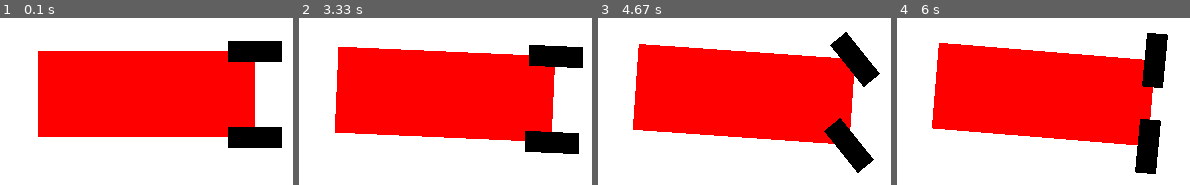
Above: before the commit, frames 1-4 (left to right).
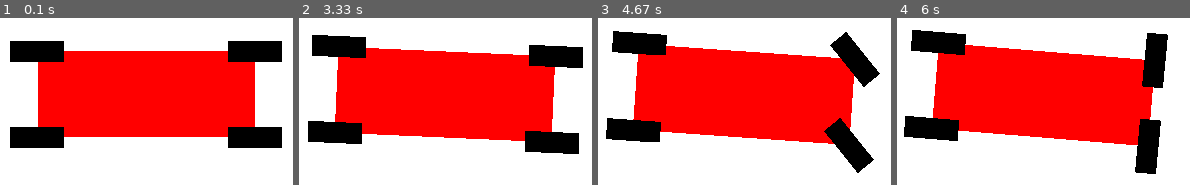
Above: after the commit, the same moments.

Repository: calumroy/vehicle_sim_pygame
Game: pygame game, started from vehicle_sim.py
Same seed, same stepped clock (60 frames per second), same inputs: the game is played once before the commit and once after it.
Inputs:
- Up to frame 1 (0.1 s): no input
- Up to frame 2 (3.33 s): hold Right 0.33-0.8 s; hold Up 0.83-1.13 s; hold Right 1.17-1.63 s; hold Left 1.67-2.2 s; hold Down 2.23-2.53 s; hold Left 2.57-2.97 s; hold Up from 3 s (still down); tap C at 3.15 s
- Up to frame 3 (4.67 s): release Up at 3.37 s; hold Right 3.4-4.03 s; hold Down 4.07-4.43 s; hold Left from 4.47 s (still down); tap C at 4.62 s
- Up to frame 4 (6 s): release Left at 4.93 s; hold Right 4.97-5.43 s; hold Up 5.47-5.77 s; hold Right from 5.8 s (still down); tap C at 5.95 s

The runs differ from the first frame. In frame 1, 4.6% of the frame differs, in the area x 3-22%, y 13-78%; in frame 2, 4.6%; in frame 3, 4.6%; in frame 4, 4.6%, in the area x 2-24%, y 7-74%.

Commit message:
Added rear wheels

Diff:
--- a/vehicle_sim.py
+++ b/vehicle_sim.py
@@ -86,13 +86,16 @@
     car.state = car.simTimeStep(car.state, car.control_input, update_sim_period)
     done = False
 
-def blitRotate(surface, rect_color, pos, rotation_angle):
+def blitRotate(surface, rect_color, rect_state):
     """
     - surface: the pygame sureface to draw on.
     - rect_color: The color to color the rectangle
+    - rect_state: Stores the state of the rectangle to draw. (x,y,length,width, rotation_angle)
     - pos: stores the rectangle (x,y,length,width)
     - rotation_angle: in degree
     """
+    pos = rect_state[0:4]
+    rotation_angle = rect_state[4]
     # define a surface (RECTANGLE)
     image_orig = pygame.Surface((pos[2] , pos[3] ))
     # for making transparent background while rotating an image
@@ -116,33 +119,39 @@
     # drawing the rotated rectangle to the screen
     surface.blit(new_image , rect)
 
-def rectRotated( surface, color, pos, fill, border_radius, rotation_angle, rotation_offset_center = (0,0), nAntialiasingRatio = 1 ):
-    """
-    - rotation_angle: in degree
-    - rotation_offset_center: moving the center of the rotation: (-100,0) will turn the rectangle around a point 100 above center of the rectangle,
-                                            if (0,0) the rotation is at the center of the rectangle
-    - nAntialiasingRatio: set 1 for no antialising, 2/4/8 for better aliasing
-    """
-    nRenderRatio = nAntialiasingRatio
-
-    sw = pos[2]+abs(rotation_offset_center[0])*2
-    sh = pos[3]+abs(rotation_offset_center[1])*2
-
-    surfcenterx = sw//2
-    surfcentery = sh//2
-    s = pygame.Surface( (sw*nRenderRatio,sh*nRenderRatio) )
-    s = s.convert_alpha()
-    s.fill((0,0,0,0))
-
-    rw2=pos[2]//2 # halfwidth of rectangle
-    rh2=pos[3]//2
-
-    pygame.draw.rect( s, color, ((surfcenterx-rw2-rotation_offset_center[0])*nRenderRatio,(surfcentery-rh2-rotation_offset_center[1])*nRenderRatio,pos[2]*nRenderRatio,pos[3]*nRenderRatio), (not fill)*nRenderRatio, border_radius=border_radius*nRenderRatio )
-    s = pygame.transform.rotate( s, rotation_angle )
-    if nRenderRatio != 1: s = pygame.transform.smoothscale(s,(s.get_width()//nRenderRatio,s.get_height()//nRenderRatio))
-    incfromrotw = (s.get_width()-sw)//2
-    incfromroth = (s.get_height()-sh)//2
-    surface.blit( s, (pos[0]-surfcenterx+rotation_offset_center[0]+rw2-incfromrotw,pos[1]-surfcentery+rotation_offset_center[1]+rh2-incfromroth) )
+def get_wheel_rect_states(car, car_rect_state):
+    """
+    - car: The vehicle class holding all vehicle state info.
+    - car_rect_state: The rectangle state representing the car stored as (x,y,width,length) in screen coordinates.
+
+    return: A list storing the wheel rectangle states. (Front left, Front right, Rear Left, Rear Right)
+            Each wheel rect state stores (x,y, length, width, rectangle_angle) in screen coordinates and angle in degrees. East is zero, clockwise is positive.
+    """
+    rotation_angle = car.state["phi"] * 180.0 / math.pi  # Convert from radians to degrees.
+    rect_x = car_rect_state[0]
+    rect_y = car_rect_state[1]
+    half_width_x_offset = rect_w/2.0 * math.cos(math.pi/2.0 - car.state["phi"])
+    half_width_y_offset = rect_w/2.0 * math.sin(math.pi/2.0 - car.state["phi"])
+    half_length_x_offset = rect_l/2.0 * math.cos(- car.state["phi"])
+    half_length_y_offset = rect_l/2.0 * math.sin(- car.state["phi"])
+
+    wheel_front_left_xy = (rect_x - half_width_x_offset + half_length_x_offset, rect_y - half_width_y_offset + half_length_y_offset)
+    wheel_front_left_angle = rotation_angle + car.control_input["delta"] * 180.0 / math.pi  # Convert from radians to degrees.
+    wheel_front_left_state = (wheel_front_left_xy[0], wheel_front_left_xy[1], rect_l / 4.0, rect_w / 4.0, wheel_front_left_angle)
+
+    wheel_front_right_xy = (rect_x + half_width_x_offset + half_length_x_offset , rect_y + half_width_y_offset + half_length_y_offset)
+    wheel_front_right_angle = rotation_angle + car.control_input["delta"] * 180.0 / math.pi  # Convert from radians to degrees.
+    wheel_front_right_state = (wheel_front_right_xy[0], wheel_front_right_xy[1], rect_l / 4.0, rect_w / 4.0, wheel_front_right_angle)
+
+    wheel_rear_left_xy = (rect_x - half_width_x_offset - half_length_x_offset, rect_y - half_width_y_offset - half_length_y_offset)
+    wheel_rear_left_angle = rotation_angle # In degrees
+    wheel_rear_left_state = (wheel_rear_left_xy[0], wheel_rear_left_xy[1], rect_l / 4.0, rect_w / 4.0, wheel_rear_left_angle)
+
+    wheel_rear_right_xy = (rect_x + half_width_x_offset - half_length_x_offset , rect_y + half_width_y_offset - half_length_y_offset)
+    wheel_rear_right_angle = rotation_angle # In degrees.
+    wheel_rear_right_state = (wheel_rear_right_xy[0], wheel_rear_right_xy[1], rect_l / 4.0, rect_w / 4.0, wheel_rear_right_angle)
+
+    return (wheel_front_left_state, wheel_front_right_state, wheel_rear_left_state, wheel_rear_right_state)
 
 def recenter_vehicle():
     car_to_pixel_offset_x = -car.state["x"] * pixel_to_meters_scale + float(display_size[0]/2.0)
@@ -247,33 +256,21 @@
     rect_l = car.params["car_l"] * pixel_to_meters_scale
     rect_w = car.params["car_w"] * pixel_to_meters_scale
     rect_state = (rect_x, rect_y,
-                  rect_l, rect_w)
-    print("rect state = ", rect_state)
+                  rect_l, rect_w,
+                  rotation_angle)
+    #print("rect state = ", rect_state)
     angle_offset = (0.0, 0.0)
-    #rectRotated( screen, RED, rect_state, fill_vehicle_box, border_radius, rotation_angle, angle_offset, n_anti_aliasing_ratio)
-    blitRotate(screen, RED, rect_state, rotation_angle)
+
+    blitRotate(screen, RED, rect_state)
 
     # Draw the Car wheels with steering angle. {lace at x and y positions around the car.
     # Remember the rectangles are draw with the position being the center of the rectangle.
-    half_width_x_offset = rect_w/2.0 * math.cos(math.pi/2.0 - car.state["phi"])
-    half_width_y_offset = rect_w/2.0 * math.sin(math.pi/2.0 - car.state["phi"])
-    half_length_x_offset = rect_l/2.0 * math.cos(- car.state["phi"])
-    half_length_y_offset = rect_l/2.0 * math.sin(- car.state["phi"])
-
-    wheel_front_right_xy = (rect_x + half_width_x_offset + half_length_x_offset , rect_y + half_width_y_offset + half_length_y_offset)
-    wheel_front_right_state = (wheel_front_right_xy[0], wheel_front_right_xy[1], rect_l / 4.0, rect_w / 4.0)
-    wheel_front_right_angle = rotation_angle + car.control_input["delta"] * 180.0 / math.pi  # Convert from radians to degrees.
-
-    wheel_front_left_xy = (rect_x - half_width_x_offset + half_length_x_offset, rect_y - half_width_y_offset + half_length_y_offset)
-    wheel_front_left_state = (wheel_front_left_xy[0], wheel_front_left_xy[1], rect_l / 4.0, rect_w / 4.0)
-    wheel_front_left_angle = rotation_angle + car.control_input["delta"] * 180.0 / math.pi  # Convert from radians to degrees.
-
-    wheel_angle_offset = (0.0 , 0.0)
-
-    #rectRotated( screen, BLACK, wheel_front_left_state, fill_vehicle_box, border_radius, wheel_front_left_angle, wheel_angle_offset, n_anti_aliasing_ratio)
-    #rectRotated( screen, BLACK, wheel_front_right_state, fill_vehicle_box, border_radius, wheel_front_right_angle, wheel_angle_offset, n_anti_aliasing_ratio)
-    blitRotate(screen, BLACK, wheel_front_left_state, wheel_front_left_angle)
-    blitRotate(screen, BLACK, wheel_front_right_state, wheel_front_right_angle)
+    (wheel_front_left_state, wheel_front_right_state, wheel_rear_left_state, wheel_rear_right_state) = get_wheel_rect_states(car, rect_state)
+
+    blitRotate(screen, BLACK, wheel_front_left_state)
+    blitRotate(screen, BLACK, wheel_front_right_state)
+    blitRotate(screen, BLACK, wheel_rear_left_state)
+    blitRotate(screen, BLACK, wheel_rear_right_state)
 
     # --- Go ahead and update the screen with what we've drawn.
     pygame.display.flip()
